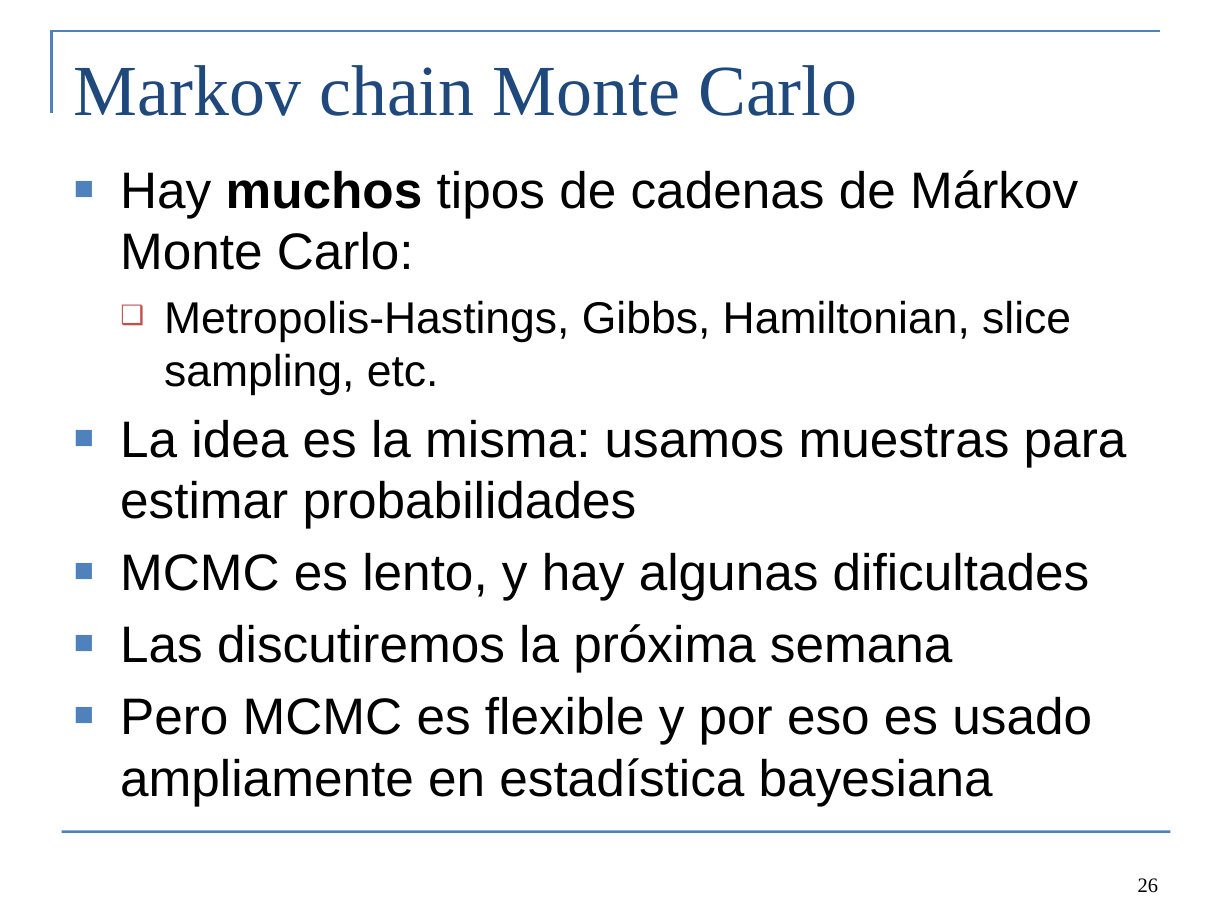
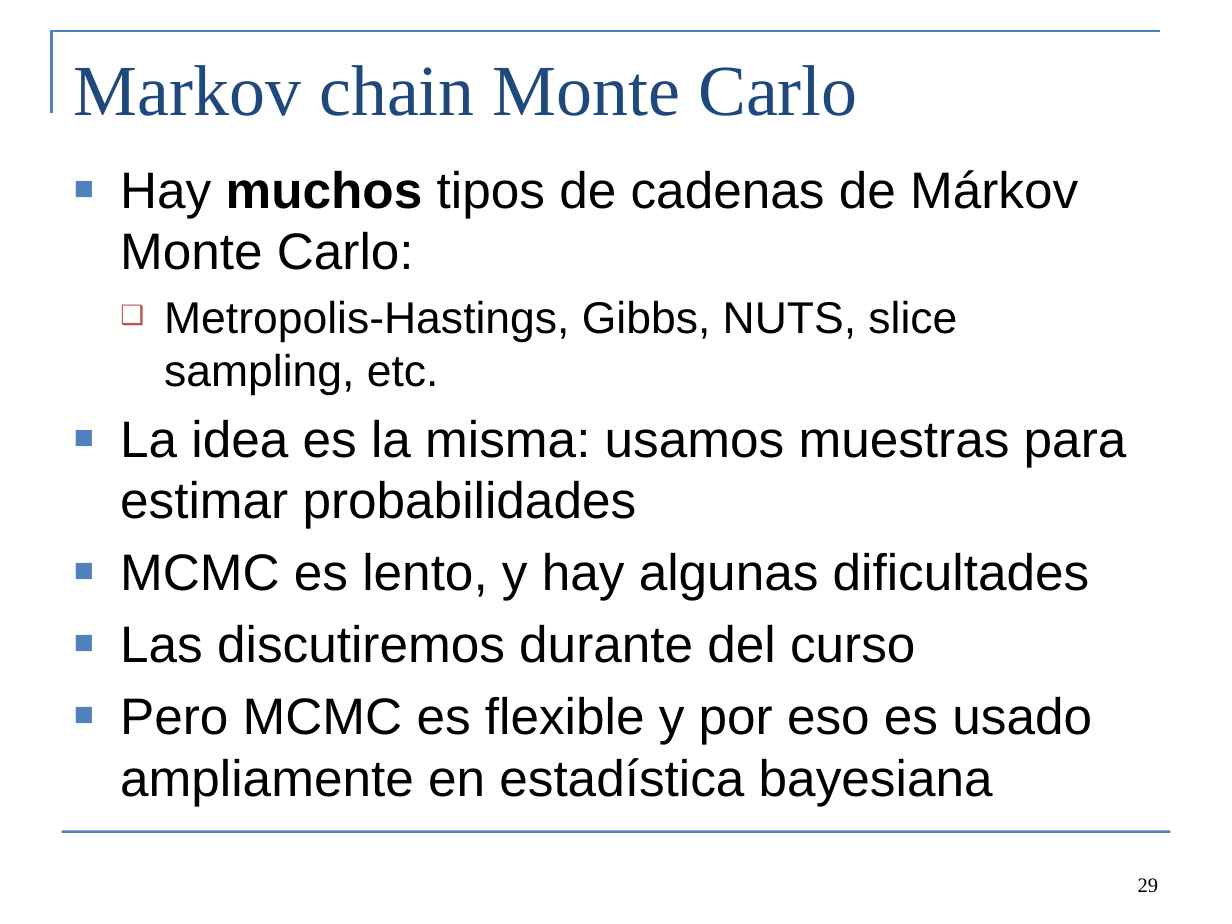
Before and after one commit to colemonnahan/bayes_workshop, a slide deck: slide 29 of dia2/lecture2_bayes.pptx (slide 26 before the commit). Drawn at 1232x924 pixels with LibreOffice and Linux fonts; fonts in the diff are those of the drawing. Boxes give left, top, right and bottom in pixels: in the first picture for what was removed or moved away, otherwise in the second. Text is boxed around its words. In the diff, an @@ line names an element or a change of style, - is before the commit and + after.

```diff
--- a/dia2/lecture2_bayes.pptx
+++ b/dia2/lecture2_bayes.pptx
@@ text at bbox=[164, 300, 957, 396]: text changed @@
-  ❑ Metropolis-Hastings, Gibbs, Hamiltonian, slice sampling, etc.
+  ❑ Metropolis-Hastings, Gibbs, NUTS, slice sampling, etc.
@@ text at bbox=[120, 624, 915, 663]: text changed @@
-■ Las discutiremos la próxima semana
+■ Las discutiremos durante del curso
@@ page number at bbox=[1138, 878, 1158, 893]: text changed @@
-26
+29
```
Also in this commit, not shown: 6 other slides changed, 7 slides added, 13 slides removed, 7 other files.
